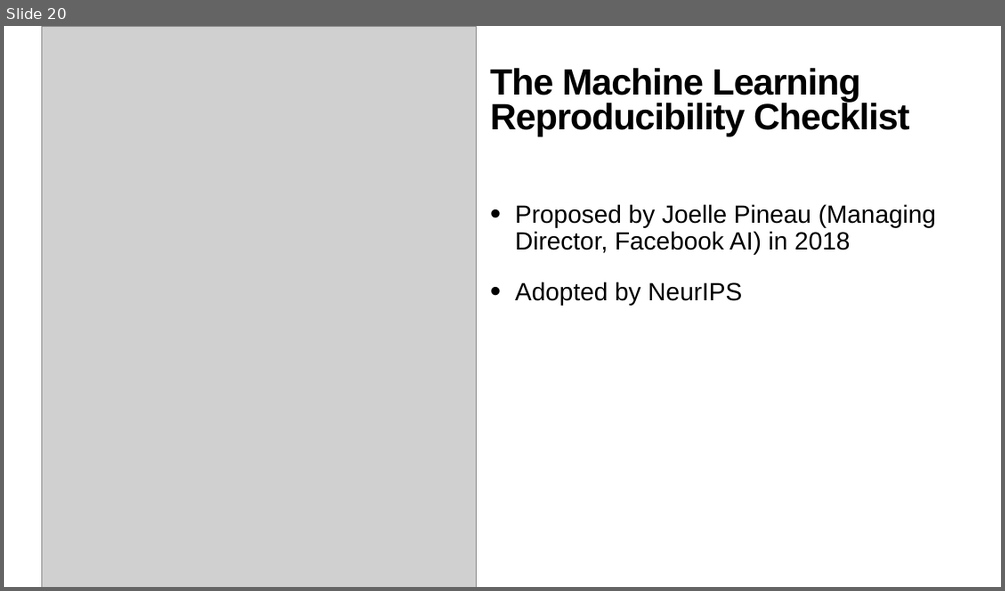
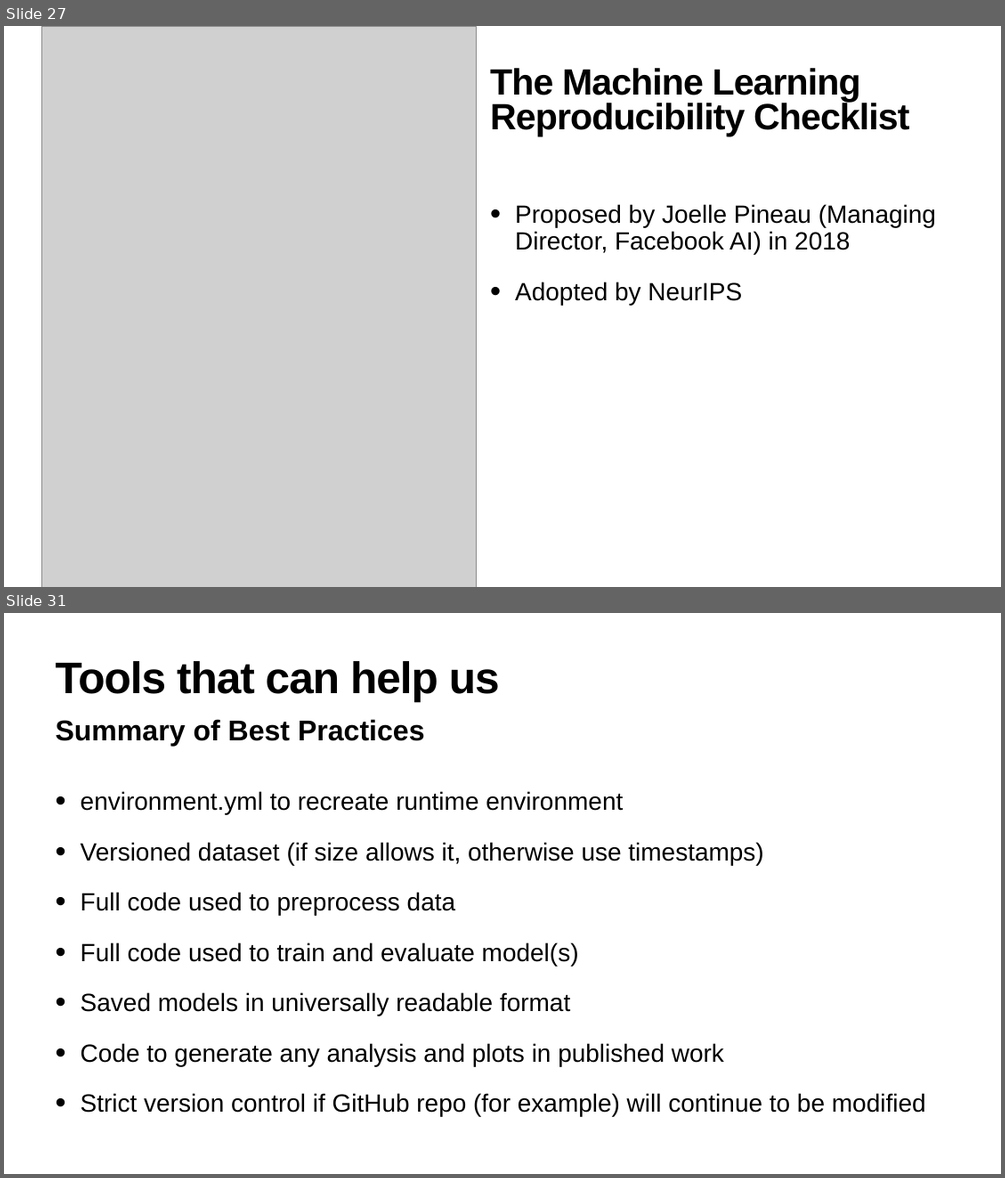
Before and after one commit to hanveiga/amld-2021-repML, a slide deck: slides/03_Reproducible_Scientific_ML.pptx. Shown one above the other, each under a label of ours: slide 20 before the commit, slides 27 and 31 after it; the slides between them are not shown. The pictures are 1005x591 and 1005x1178 pixels, drawn with LibreOffice and Linux fonts; fonts in the diff are those of the drawing; grey boxes stand for pictures. Boxes give left, top, right and bottom in pixels: in the first picture for what was removed or moved away, otherwise in the second. Text is boxed around its words. In the diff, an @@ line names an element or a change of style, - is before the commit and + after.

```diff
--- a/slides/03_Reproducible_Scientific_ML.pptx
+++ b/slides/03_Reproducible_Scientific_ML.pptx
@@ slide 31 added at (4, 613, 1001, 1174), background #FFFFFF @@
@@ title added at (56, 661, 500, 701), 85 pt, text #000000, bold @@
+Tools that can help us
@@ text added at (56, 719, 425, 746), 55 pt, text #000000, bold @@
+Summary of Best Practices
@@ text added at (81, 791, 926, 1116), 48 pt, text #000000 @@
+• environment.yml to recreate runtime environment
+• Versioned dataset (if size allows it, otherwise use timestamps)
+• Full code used to preprocess data
+• Full code used to train and evaluate model(s)
+• Saved models in universally readable format
+• Code to generate any analysis and plots in published work
+• Strict version control if GitHub repo (for example) will continue to be modified
@@ what was slide 20 is now slide 27 @@
```
Also in this commit, not shown: 5 slides changed, 7 other slides added.
